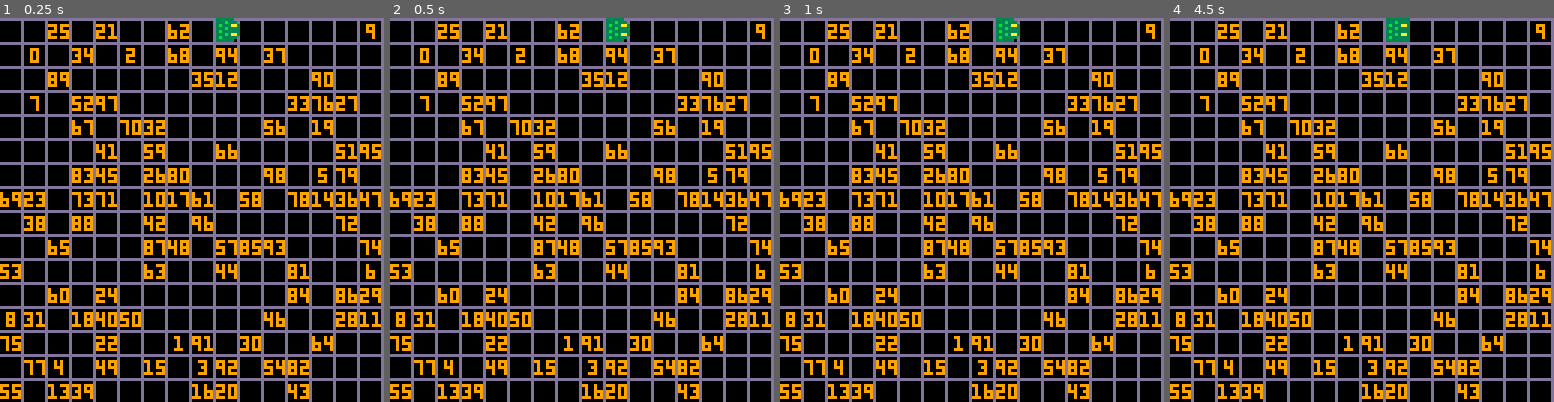
Above: before the commit, frames 1-4 (left to right).
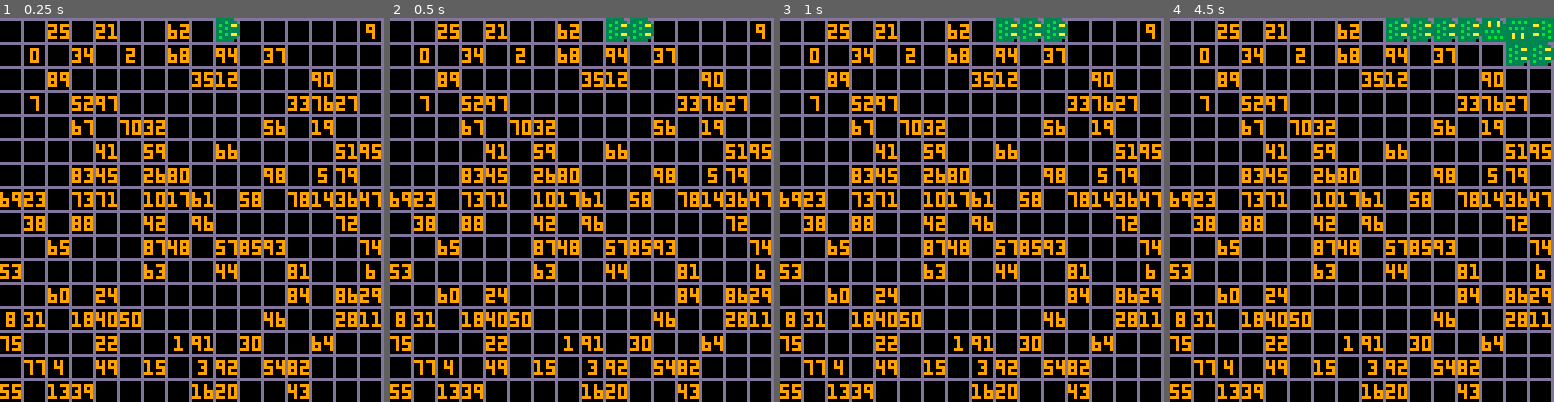
Above: after the commit, the same moments.

Repository: joey-suplari/ludum42
Game: PICO-8 cartridge numsnake.p8
Same seed, same stepped clock (60 frames per second), same inputs: the game is played once before the commit and once after it.
Inputs:
- Up to frame 1 (0.25 s): no input
- Up to frame 2 (0.5 s): tap X (X key) at 0.33 s
- Up to frame 3 (1 s): tap O (Z key) at 0.7 s
- Up to frame 4 (4.5 s): tap X (X key) at 1.07, 1.85, 2.97, 4.08 s; hold Right 1.6-2.1 s; tap O (Z key) every 0.4 s from 1.7 to 4.1 s; hold Up 2.15-2.42 s; hold Right 2.47-3.03 s; hold Left 3.08-3.58 s; hold Down 3.63-3.97 s; hold Right from 4.02 s (still down)

Frame 1 is identical in both runs. In frame 2, 0.4% of the frame differs, in the area x 62-69%, y 0-7%; in frame 3, 0.7%; in frame 4, 3.0%, in the area x 60-100%, y 0-13%.

Commit message:
Save my work

Diff:
--- a/numsnake.p8
+++ b/numsnake.p8
@@ -34,7 +34,10 @@
 bu=2
 bd=3
 
-
+-- how many frames it takes to move
+frames=15
+-- current frame count
+fct=0
 
 numarr = {}
 
@@ -54,17 +57,33 @@
 
 
 function _update()
-    -- change direction based on arrows
-    if btn(bl) then
-        sdir='l'
-    elseif btn(br) then
-        sdir='r'
-    elseif btn(bu) then
-        sdir='u'
-    elseif btn(bd) then
-        sdir='d'
+        if btn(bl) then
+            sdir='l'
+        elseif btn(br) then
+            sdir='r'
+        elseif btn(bu) then
+            sdir='u'
+        elseif btn(bd) then
+            sdir='d'
+        end
+    if fct == 15 then
+        -- change direction based on arrows
+
+        fct=0
+
+        if sdir=='l' then
+            spx=spx-8
+        elseif sdir=='r' then
+            spx=spx+8
+        elseif sdir=='u' then
+            spy=spy-8
+        elseif sdir=='d' then
+            spy=spy+8
+        end
     end
 
+
+    fct=fct+1
 
 end
 
